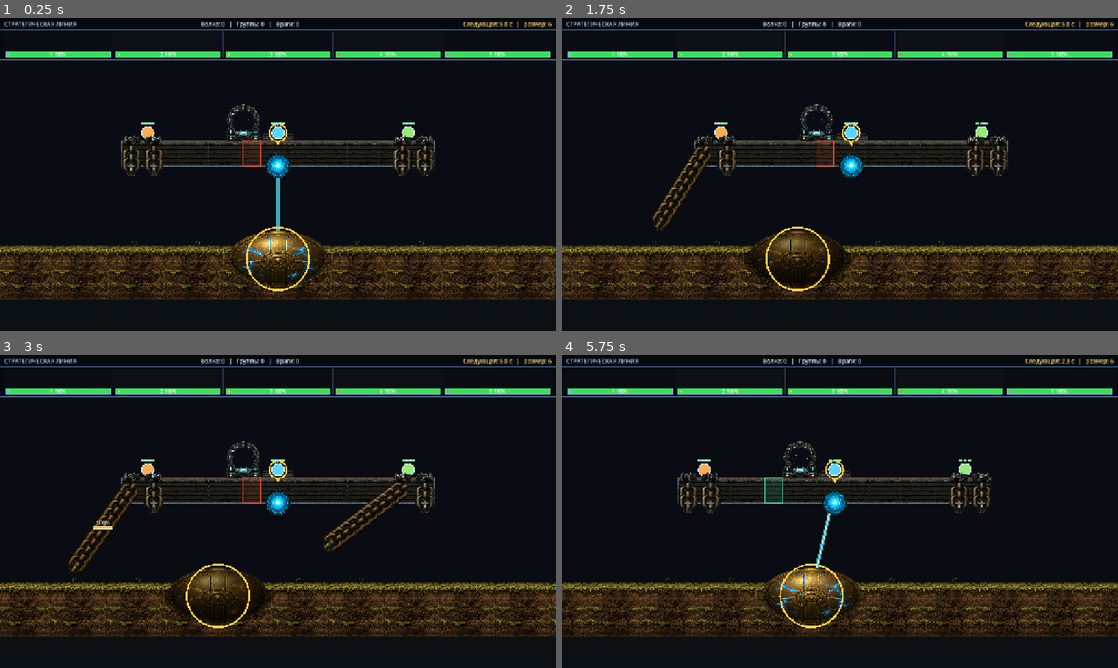
Above: before the commit, frames 1-4 (two rows, left to right).
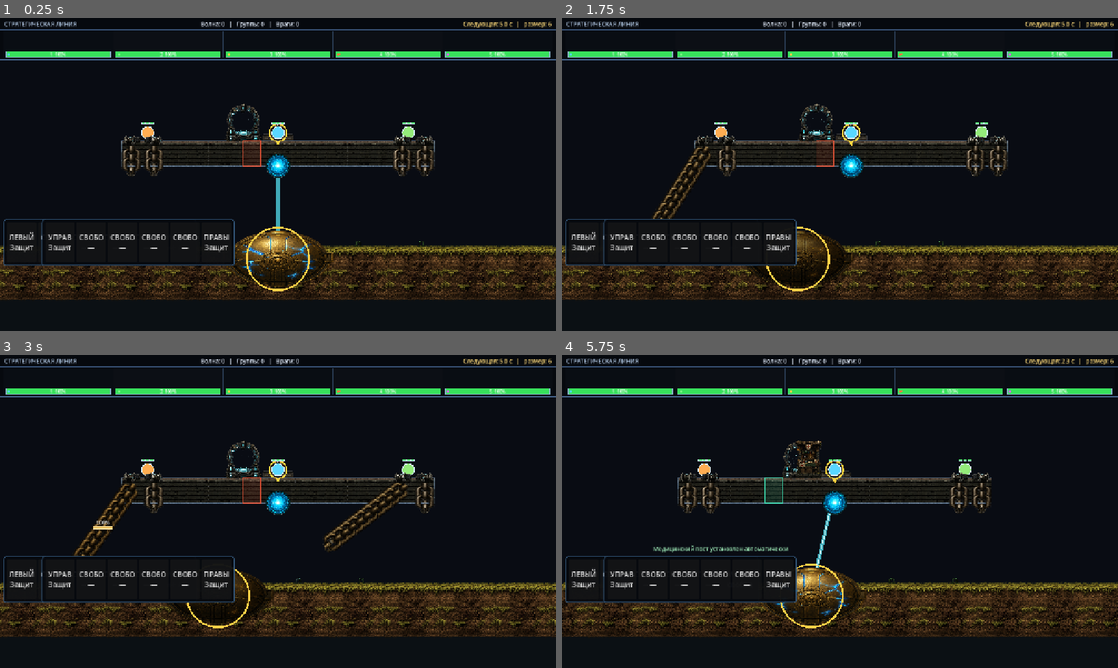
Above: after the commit, the same moments.

Repository: bageus/GloryProtect
Game: Godot game, scene res://scenes/game/game_root_with_flyers.tscn
Same seed, same stepped clock (60 frames per second), same inputs: the game is played once before the commit and once after it.
Inputs (mouse positions are in pixels of both pictures, inside the frame that each line leads up to):
- Up to frame 1 (0.25 s): no input
- Up to frame 2 (1.75 s): tap Enter (ui_accept) at 0.5, 0.77 s; move the mouse to (962, 158) at 0.52 s; hold Right (ui_right) 0.53-1.25 s; tap 1 at 0.6 s; click (962, 158) at 0.67 s; drag from (728, 190) to (812, 237) at 1.27 s
- Up to frame 3 (3 s): move the mouse to (333, 442) at 2.02 s; hold Right (ui_right) 2.03-2.75 s; tap 3 at 2.1 s; drag from (250, 574) to (111, 464) at 2.77 s
- Up to frame 4 (5.75 s): move the mouse to (1006, 558) at 3.52 s; hold Left (ui_left) 3.53-4.25 s; tap R at 3.6 s; tap Enter (ui_accept) at 3.77 s; drag from (673, 464) to (756, 433) at 4.27 s; move the mouse to (867, 511) at 5.02 s; hold Left (ui_left) from 5.03 s (still down); tap M at 5.1 s; click (867, 511) at 5.17 s

The runs differ from the first frame. In frame 1, 2.7% of the frame differs, in the area x 0-43%, y 64-80%; in frame 2, 2.8%; in frame 3, 3.0%; in frame 4, 3.4%, in the area x 0-47%, y 27-80%.
Error before the commit: Assertion failed: CrewCommandPanel must be configured before entering tree (res://scripts/ui/crew_command_panel.gd:62)

Commit message:
Configure post command panel before adding it

Diff:
--- a/scripts/ui/prototype_hud.gd
+++ b/scripts/ui/prototype_hud.gd
@@ -110,7 +110,6 @@
 func _create_crew_command_panel() -> void:
 	var panel := CrewCommandPanel.new()
 	panel.name = "CrewCommandPanel"
-	add_child(panel)
 	panel.configure(
 		_game_flow,
 		_crew_input,
@@ -118,6 +117,7 @@
 		_replacements,
 		_buildable_grid
 	)
+	add_child(panel)
 
 
 func _update_run_state() -> void:
